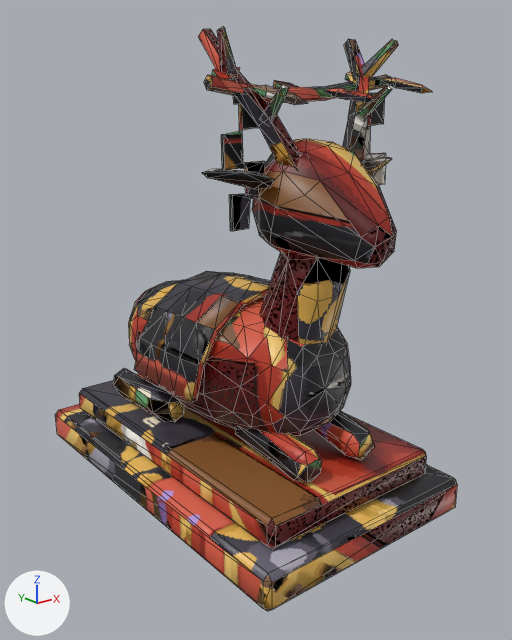
The glTF model public/models/lowpix/figures/otsukai/shika.glb: old version first, new version second.
One viewpoint serves both versions: a 50 mm camera at (-37.6, -50.0, 35.0) aimed at (0.8, -2.0, 15.8). Arrows for +X, +Y and +Z are at lower left; the lights stay in place. The first picture is the older version. Mesh edges are drawn as thin lines. Where no turn or scale is listed for an object, it has been applied to the vertices. Vertices at exactly the same position are counted once.

Names of what the first picture shows: 'body', 'ear_l.001', 'head.001', 'neck.001', 'plinth' and 1 more.
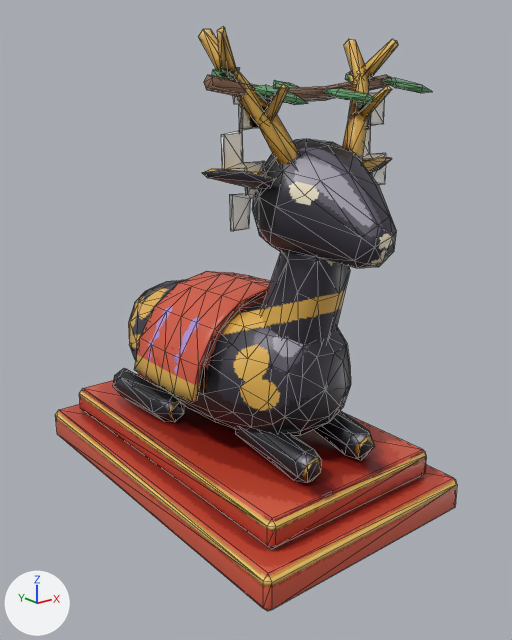
Changed parts and their boxes [x1, y1, x2, y2] in the pictures (512 x 640 px; the box of a moved part takes in the faces that stretch with it):
part 1 of me_head_001, moved or reshaped (mostly hidden): before [233, 96, 241, 104]; after [232, 95, 241, 104]
part 2 of me_head_001, surface changed: [198, 27, 432, 268] in both
part 3 of me_neck_001, surface changed: [260, 252, 350, 345] in both
part 4 of me_body_001, surface changed: [113, 271, 375, 483] in both
part 5 of me_plinth_001, surface changed: [55, 374, 457, 611] in both

What the commit changed:
me_head_001 has 282 vertices, 500 faces and spans x -10.5..10.5, y -6.7..6.6, z -8.2..8.2.
me_head_001 is used by ob_head_001; location (1.3, -11.0, 31.4).
me_head_001 part 1: 1 vertex removed from x -7.9, y 2.3, z 4.0; 2 vertices added at x -7.9, y 2.1..2.5, z 4.0.
me_head_001 part 2: 488 kept faces spanning x -10.5..10.5, y -6.7..6.6, z -8.2..8.2 get new texture (UV) coordinates.
me_neck_001 has 37 vertices, 70 faces and spans x -3.31..3.31, y -3.94..3.94, z -5.8..5.81.
me_neck_001 is used by ob_neck_001; location (0.0, -8.8, 19.0).
me_neck_001 part 3: texture (UV) coordinates of 70 of 70 faces, centred in x -3.01..2.93, y -3.77..3.84, z -5.59..5.71, changed; they spanned u 0.31..0.78, v 0.0..0.88 and now span u 0.17..0.89, v 0.25..0.85.
me_body_001 has 345 vertices, 666 faces and spans x -8.5..8.5, y -14.2..14.2, z -6.9..6.9.
me_body_001 is used by ob_body; location (0.0, 0.2, 12.7).
me_body_001 part 4: texture (UV) coordinates of 666 of 666 faces, centred in x -8.3..8.3, y -14.2..14.1, z -6.8..6.6, changed; they spanned u 0.0..0.9, v 0.0..0.89 and now span u 0.0..0.91, v 0.0..0.89.
me_plinth_001 has 48 vertices, 88 faces and spans x -11.0..11.0, y -18.0..18.0, z -2.9..2.9.
me_plinth_001 is used by ob_plinth; location (0.0, 0.0, 2.9).
me_plinth_001 part 5: texture (UV) coordinates of 88 of 88 faces, centred in x -11.0..11.0, y -18.0..18.0, z -2.9..2.9, changed; they spanned u 0.0..0.76, v 0.0..0.89 and now span u 0.0..0.9, v 0.0..0.75.
